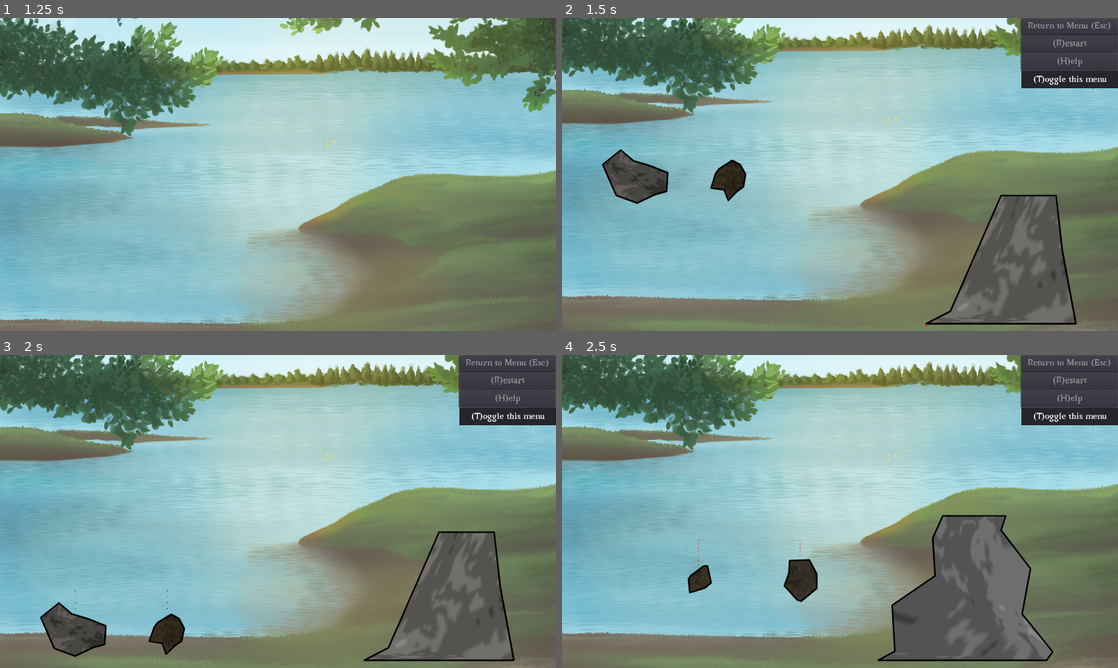
Above: before the commit, frames 1-4 (two rows, left to right).
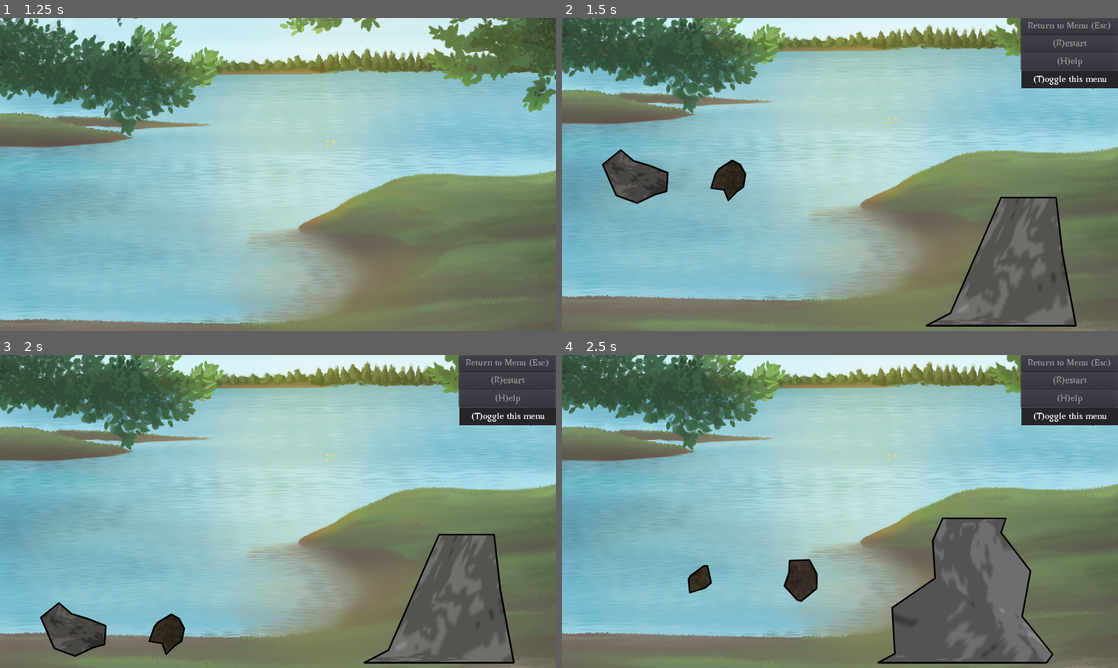
Above: after the commit, the same moments.

Repository: ebrahimebrahim/knock-the-rock
Game: Godot game, scene res://MenuScreen.tscn
The game is run twice, just before and just after one commit, with the same random seed, the same clock (stepped at 60 frames per second) and the same inputs.
Inputs (mouse positions are in pixels of both pictures, inside the frame that each line leads up to):
- Up to frame 1 (1.25 s): click "Sandbox" at 0.5 s
- Up to frame 2 (1.5 s): move the mouse to (962, 158) at 1.27 s; press the mouse at (962, 158) at 1.28 s
- Up to frame 3 (2 s): no input
- Up to frame 4 (2.5 s): release the mouse at (962, 495) at 2 s; click "(R)estart" at 2 s

Frame 1 is identical in both runs. In frame 2, 0.8% of the frame differs, in the area x 65-93%, y 56-99%; in frame 3, 0.9%; in frame 4, 1.0%, in the area x 24-89%, y 51-99%.

Commit message:
set up toggle for jiggle control on rocks

Diff:
--- a/ktr/Rock.gd
+++ b/ktr/Rock.gd
@@ -32,6 +32,11 @@
 # After the time is up, any collisions will release the rock
 var held_collision_immunity_timer : Timer
 
+# if this is enabled we will sedate the rock when it is jiggling
+# and we will awaken it when there is a nearby body
+var jiggle_control = false setget set_jiggle_control
+var proximity_sensor : Area2D
+
 
 func _init():
 	rock_polygon = generate_rock_polygon()
@@ -55,20 +60,6 @@
 
 	contact_monitor = true
 	contacts_reported = 1
-
-
-	var proximity_sensor = Area2D.new()
-	add_child(proximity_sensor)
-	var proximity_collision_shape = CollisionShape2D.new()
-	proximity_sensor.add_child(proximity_collision_shape)
-	proximity_collision_shape.shape = CircleShape2D.new()
-	var dists = []
-	for v in rock_polygon.vertices:
-		dists.append(rock_polygon.position.distance_squared_to(v))
-	proximity_collision_shape.shape.radius = sqrt(dists.max()) + 100
-	proximity_sensor.connect("body_entered",self,"_on_nearby_body")
-
-
 
 	for knock_type in audio_resources.keys():
 		var audio_player = AudioStreamPlayer2D.new()
@@ -173,17 +164,37 @@
 				knock(impact_vel,mass,KnockType.GRASS)
 
 
+func set_jiggle_control(val : bool):
+	if val and not proximity_sensor:
+		proximity_sensor = Area2D.new()
+		add_child(proximity_sensor)
+		var proximity_collision_shape = CollisionShape2D.new()
+		proximity_sensor.add_child(proximity_collision_shape)
+		proximity_collision_shape.shape = CircleShape2D.new()
+		var dists = []
+		for v in rock_polygon.vertices:
+			dists.append(rock_polygon.position.distance_squared_to(v))
+		proximity_collision_shape.shape.radius = sqrt(dists.max()) + 100
+	if val and not jiggle_control:
+		proximity_sensor.connect("body_entered",self,"_on_nearby_body")
+	if jiggle_control and not val:
+		proximity_sensor.disconnect("body_entered",self,"_on_nearby_body")
+	jiggle_control = val
+	recent_positions = []
+
+
 func _physics_process(delta):
-	recent_positions.push_back(position)
-	if len(recent_positions) > 10: recent_positions.pop_front()
-	if randi()%20 == 0:
-		var num_negs = 0
-		for i in range(len(recent_positions)-2):
-			var v1 = recent_positions[i+2] - recent_positions[i+1]
-			var v2 = recent_positions[i+1] - recent_positions[i]
-			if v1.dot(v2) < 0:
-				num_negs += 1
-		if num_negs > 5: call_deferred("sedate")
+	if jiggle_control:
+		recent_positions.push_back(position)
+		if len(recent_positions) > 10: recent_positions.pop_front()
+		if randi()%20 == 0:
+			var num_negs = 0
+			for i in range(len(recent_positions)-2):
+				var v1 = recent_positions[i+2] - recent_positions[i+1]
+				var v2 = recent_positions[i+1] - recent_positions[i]
+				if v1.dot(v2) < 0:
+					num_negs += 1
+			if num_negs > 5: call_deferred("sedate")
 
 func _on_nearby_body(body):
 	call_deferred("awaken")
